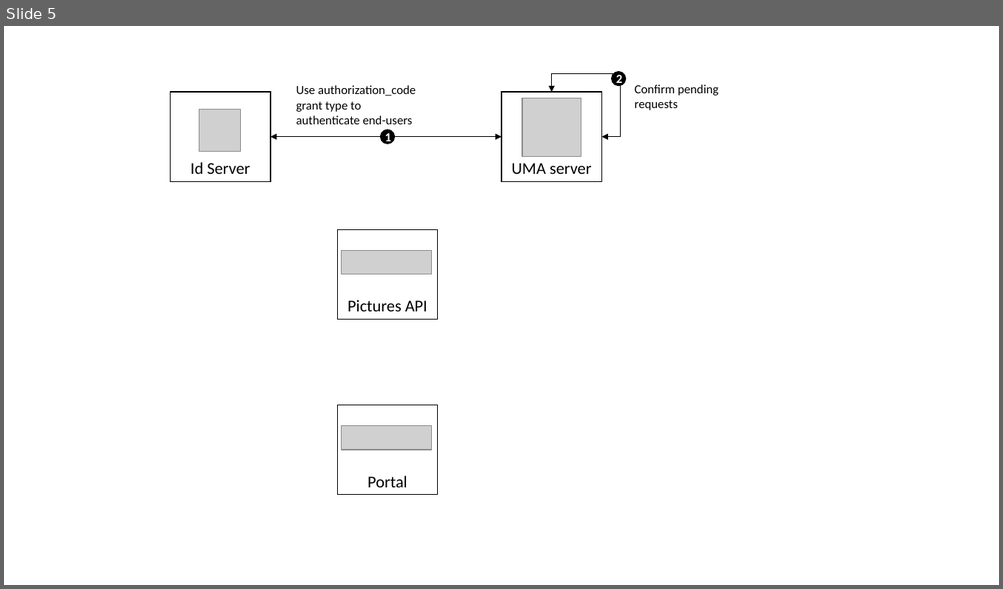
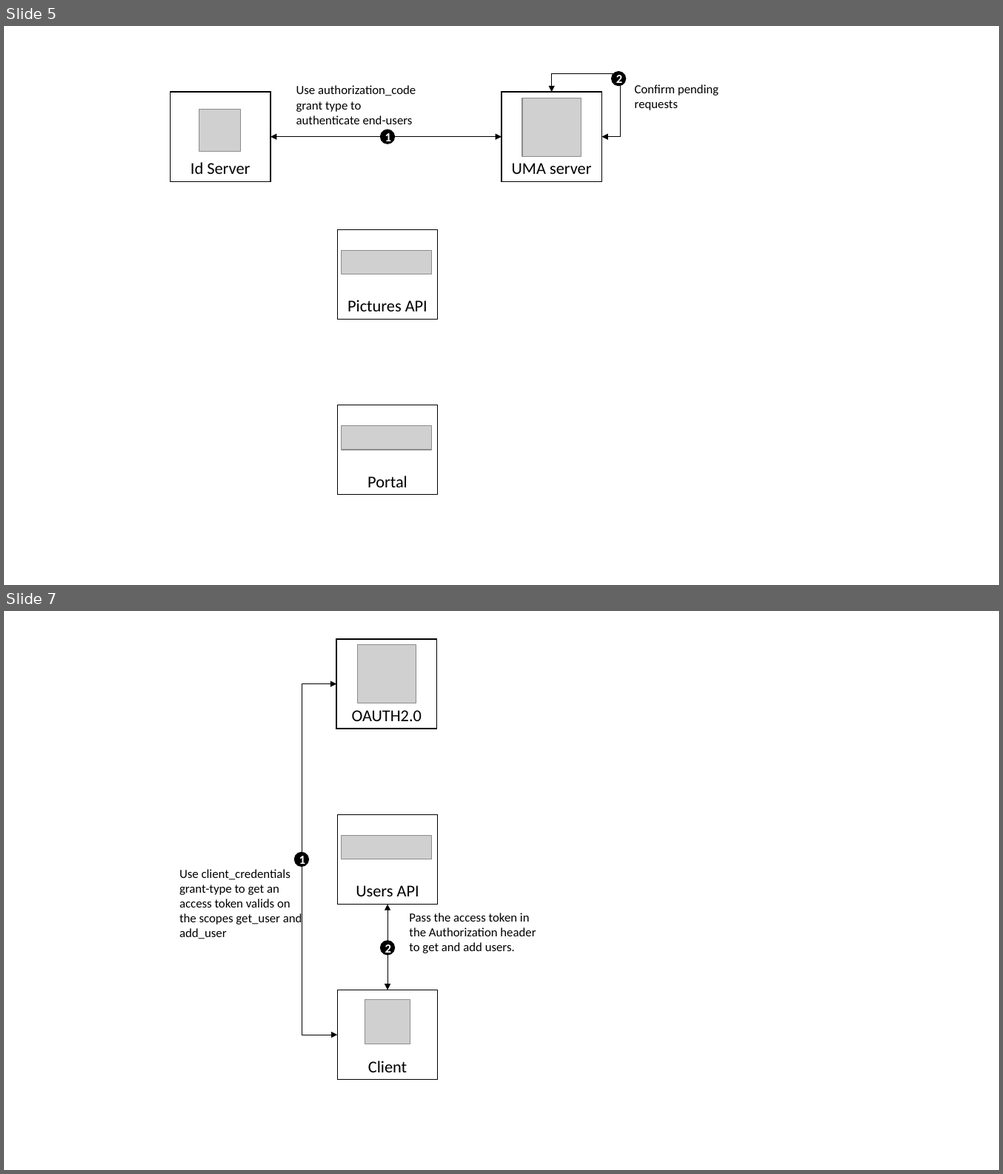
Before and after one commit to simpleidserver/SimpleIdServer, a slide deck: Schemas.pptx. Shown one above the other, each under a label of ours: slide 5 before the commit, slides 5 and 7 after it; the slides between them are not shown. The pictures are 1003x589 and 1003x1174 pixels, drawn with LibreOffice and Linux fonts; fonts in the diff are those of the drawing; grey boxes stand for pictures. Boxes give left, top, right and bottom in pixels: in the first picture for what was removed or moved away, otherwise in the second. Text is boxed around its words. In the diff, an @@ line names an element or a change of style, - is before the commit and + after.

Commit message:
Doc : How to protect REST.API service from undesirable clients

```diff
--- a/Schemas.pptx
+++ b/Schemas.pptx
@@ slide 7 added at <box>4,611,999,1170</box>, background #FFFFFF @@
@@ rectangle added at <box>337,639,437,729</box>, outline #000000 1 pt, 16 pt, text #000000 @@
+OAUTH2.0
@@ picture added at <box>357,645,416,703</box> @@
@@ elbow double arrow added from (338, 1036) to (337, 684), #000000 0.5 pt @@
@@ rectangle added at <box>338,815,438,904</box>, outline #000000 1 pt, 16 pt, text #000000 @@
+Users API
@@ ellipse added at <box>294,853,308,867</box>, fill #000000, outline #000000 1 pt, 12 pt, text #FFFFFF, bold @@
+1
@@ picture added at <box>341,835,432,860</box> @@
@@ text added at <box>179,869,302,940</box>, 12 pt, text #000000 @@
+Use client_credentials grant-type to get an access token valids on the scopes get_user and add_user
@@ double arrow added from (387, 990) to (387, 904), #000000 0.5 pt @@
@@ text added at <box>409,913,535,954</box>, 12 pt, text #000000 @@
+Pass the access token in the Authorization header to get and add users.
@@ ellipse added at <box>381,941,395,955</box>, fill #000000, outline #000000 1 pt, 12 pt, text #FFFFFF, bold @@
+2
@@ rectangle added at <box>338,990,438,1079</box>, outline #000000 1 pt, 16 pt, text #000000 @@
+Client
@@ picture added at <box>365,1000,410,1045</box> @@
```
Also in this commit, not shown: 1 other slide added, 24 other files.
